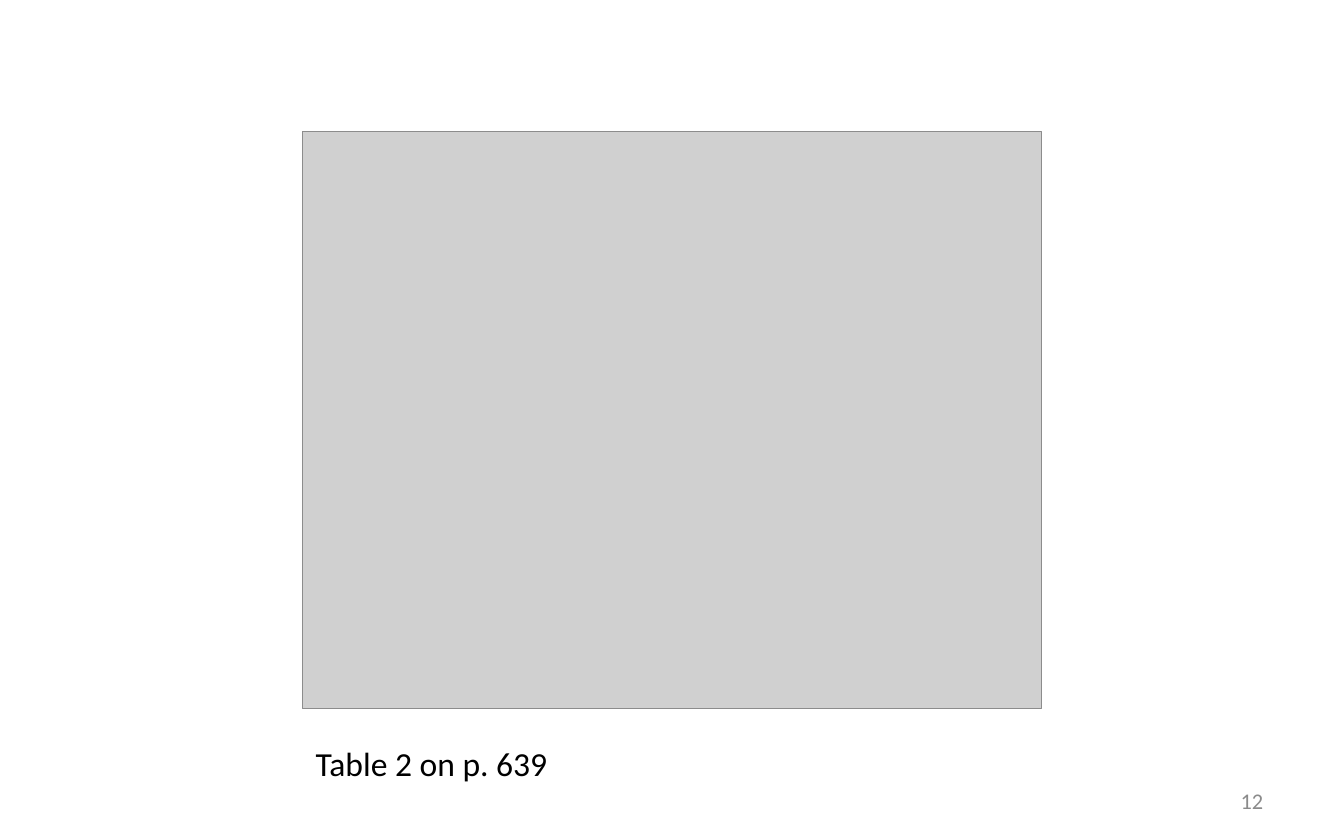
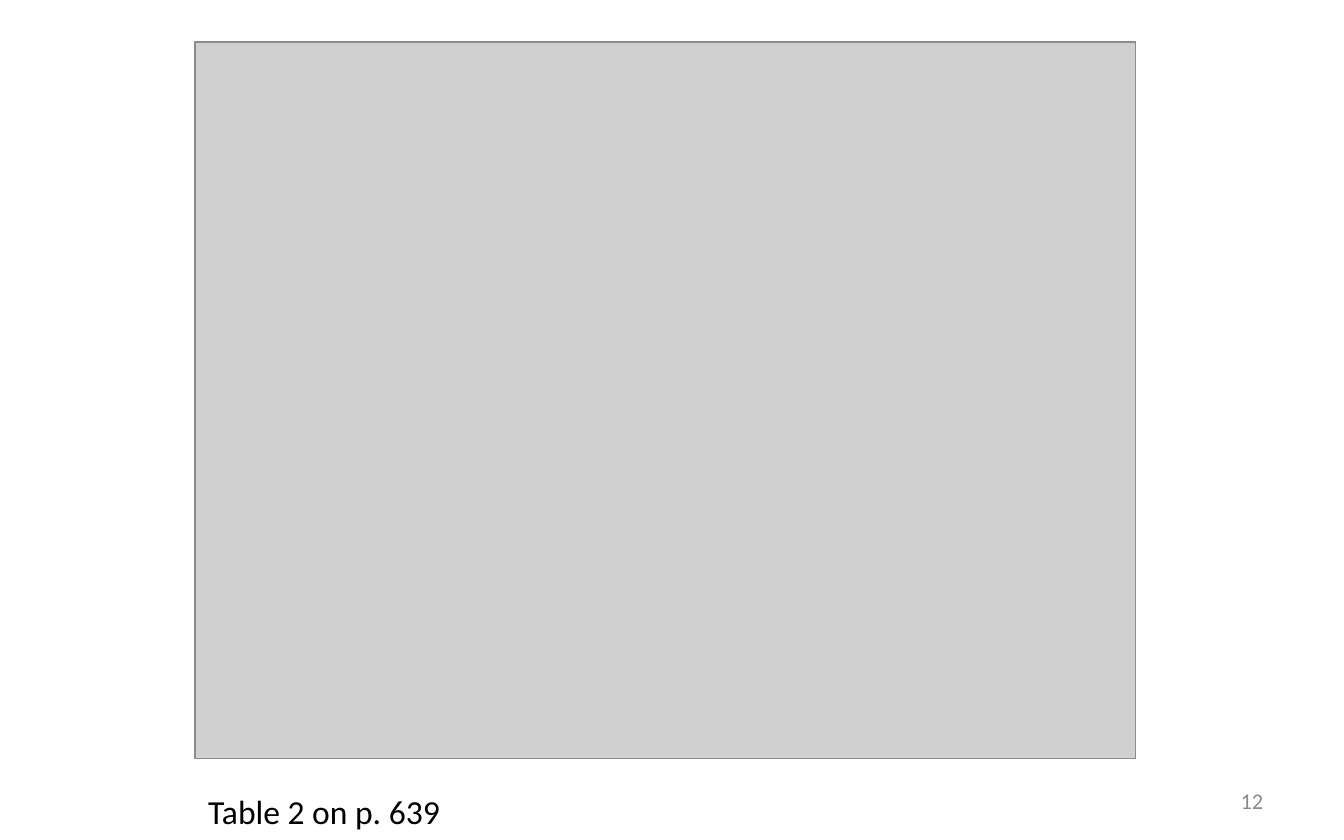
Before and after one commit to SLU-Courses-Townes/SOC6100, a slide deck: slide 12 of Presentations/Presentation01/AsiriHouseTownes_SOC6100_JournalArticleCritique_v00.pptx. Drawn at 1344x840 pixels with LibreOffice and Linux fonts; fonts in the diff are those of the drawing; grey boxes stand for pictures; background and template pictures are left out. Boxes give left, top, right and bottom in pixels: in the first picture for what was removed or moved away, otherwise in the second. Text is boxed around its words. In the diff, an @@ line names an element or a change of style, - is before the commit and + after.

```diff
--- a/Presentations/Presentation01/AsiriHouseTownes_SOC6100_JournalArticleCritique_v00.pptx
+++ b/Presentations/Presentation01/AsiriHouseTownes_SOC6100_JournalArticleCritique_v00.pptx
@@ picture resized from (x1=302, y1=132, x2=1042, y2=710) to (x1=195, y1=42, x2=1136, y2=758) @@
@@ text "Table 2 on p. 639" moved from (x1=316, y1=752, x2=547, y2=782) to (x1=208, y1=800, x2=440, y2=830) @@
```
Also in this commit, not shown: 2 other slides changed.
